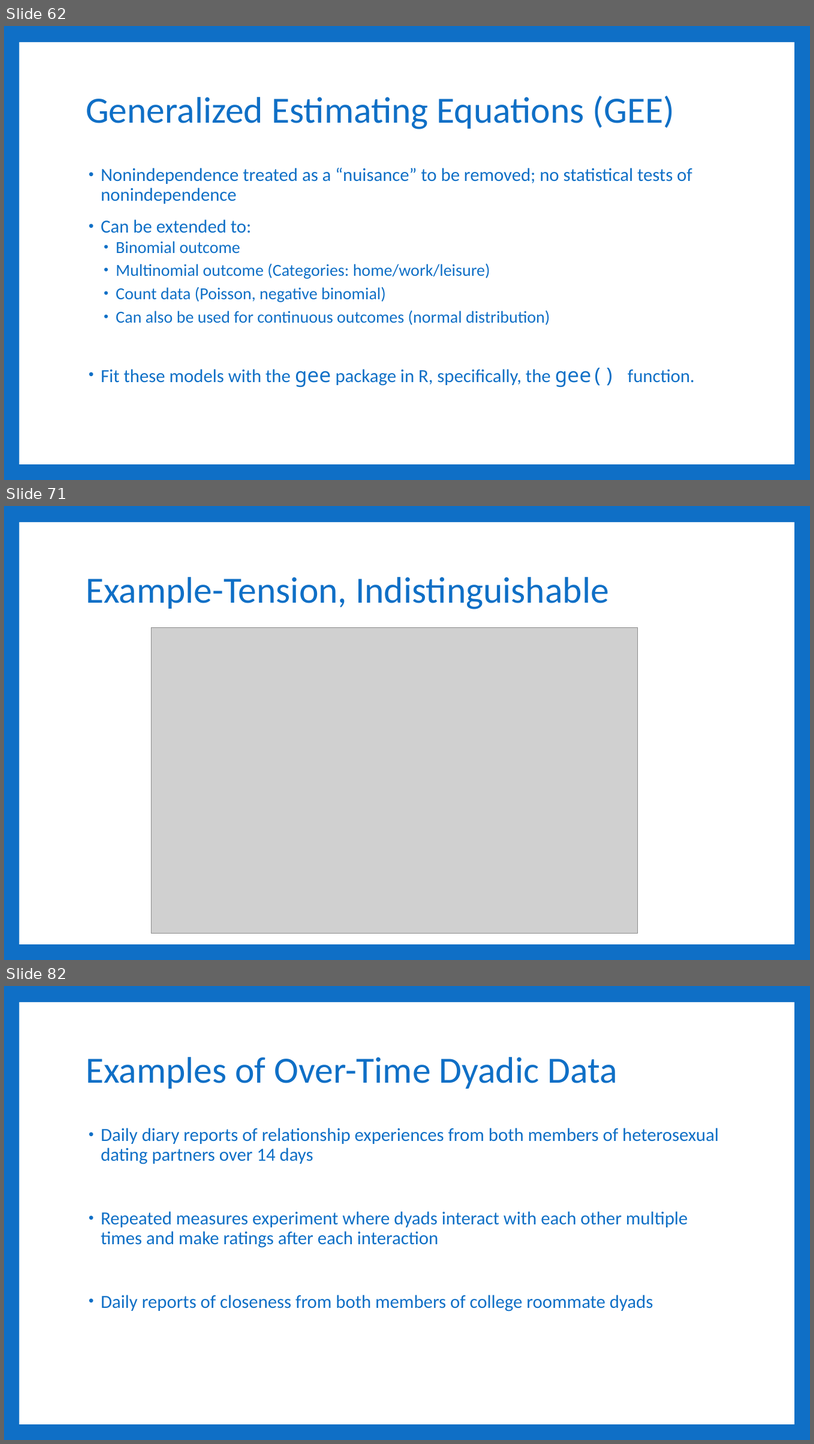
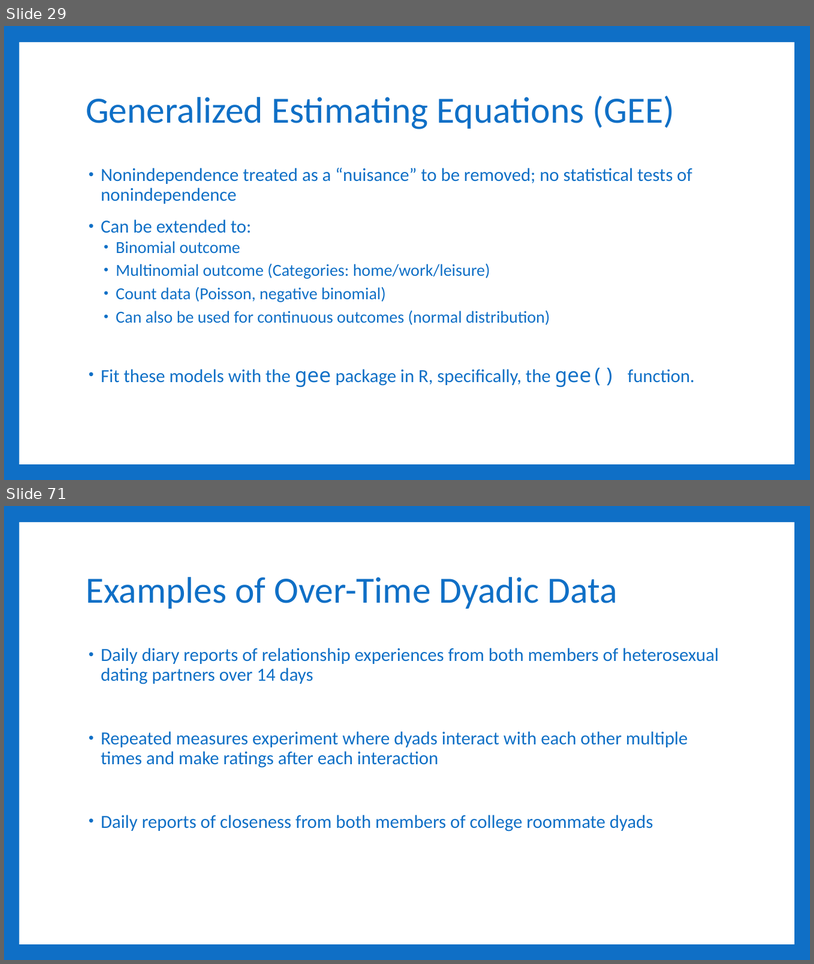
Before and after one commit to RandiLGarcia/smith-r-workshop, a slide deck: docs/Day 3 Slides.pptx. Shown one above the other, each under a label of ours: slides 62, 71 and 82 before the commit, slides 29 and 71 after it; the slides between them are not shown. The pictures are 814x1444 and 814x964 pixels, drawn with LibreOffice and Linux fonts; fonts in the diff are those of the drawing; grey boxes stand for pictures. Boxes give left, top, right and bottom in pixels: in the first picture for what was removed or moved away, otherwise in the second. Text is boxed around its words. In the diff, an @@ line names an element or a change of style, - is before the commit and + after.

```diff
--- a/docs/Day 3 Slides.pptx
+++ b/docs/Day 3 Slides.pptx
@@ slide 71 removed at <box>4,506,810,960</box>, background #0F6FC6; not listed: 1 template element that a slide beside it also shows @@
@@ title removed at <box>86,577,609,609</box> @@
-Example-Tension, Indistinguishable
@@ picture removed at <box>151,628,638,933</box> @@
@@ what was slide 62 is now slide 29 @@
@@ what was slide 82 is now slide 71 @@
```
Also in this commit, not shown: 2 slides changed, 23 slides added, 59 other slides removed, 33 other files.
